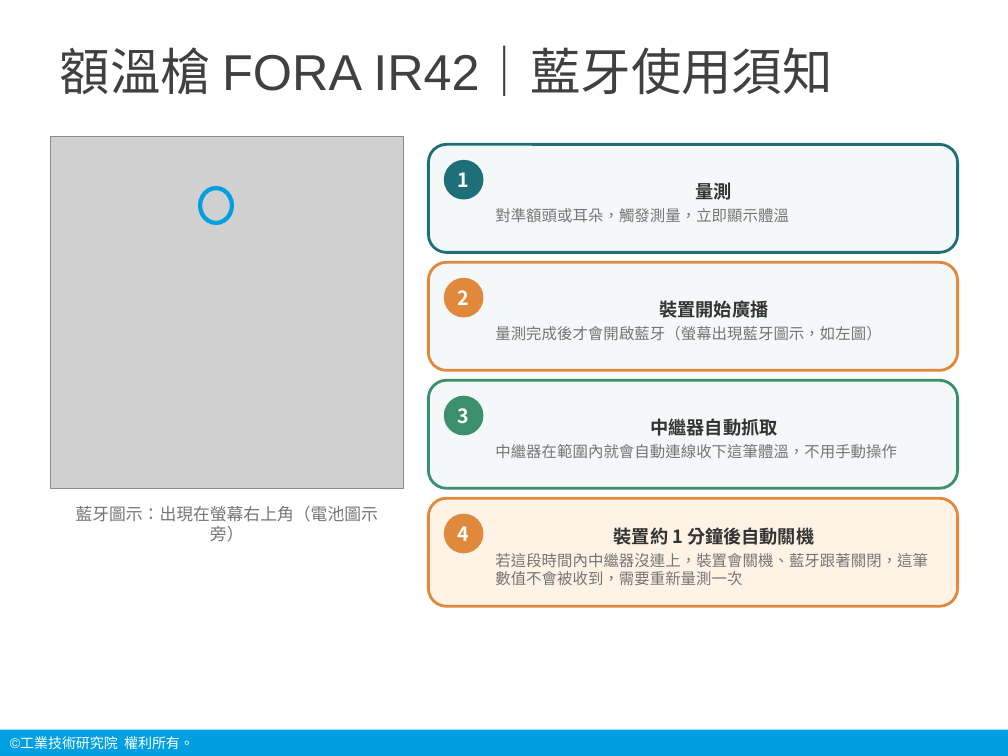
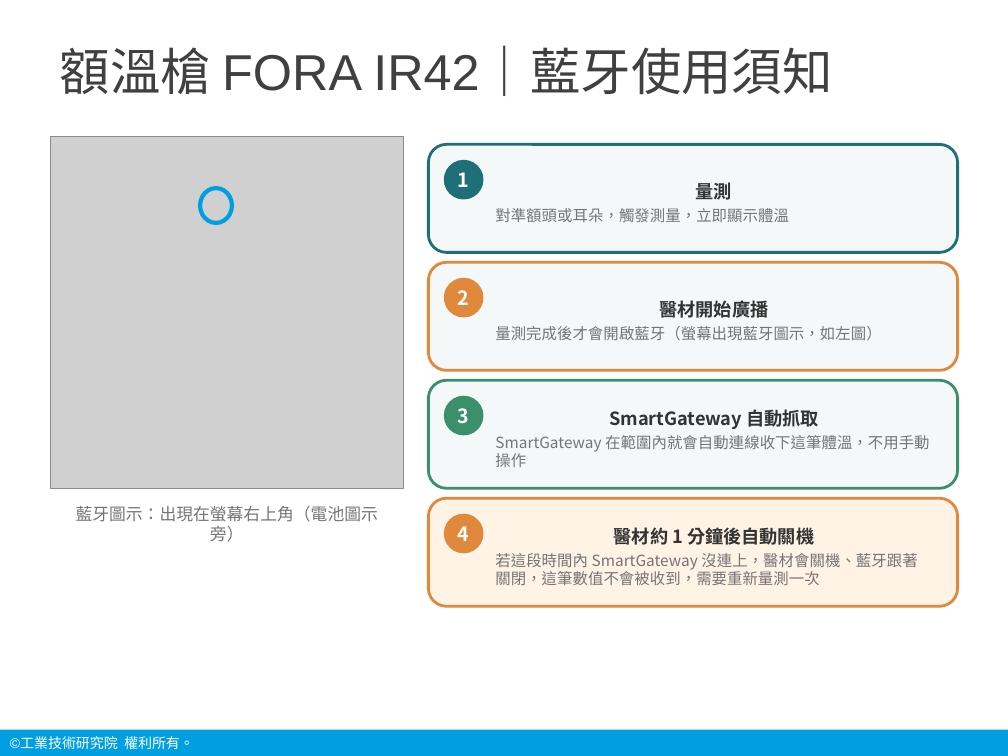
Before and after one commit to chanwunkong/pico-vitals-gateway, a slide deck: slide 16 of 說明/生理訊號中繼裝置_操作說明.pptx. Drawn at 1008x756 pixels with LibreOffice and Linux fonts; fonts in the diff are those of the drawing; grey boxes stand for pictures; background and template pictures are left out. Boxes give left, top, right and bottom in pixels: in the first picture for what was removed or moved away, otherwise in the second. Text is boxed around its words. In the diff, an @@ line names an element or a change of style, - is before the commit and + after.

```diff
--- a/說明/生理訊號中繼裝置_操作說明.pptx
+++ b/說明/生理訊號中繼裝置_操作說明.pptx
@@ text in rounded rectangle at bbox=[660, 297, 769, 321]: text changed @@
-裝置開始廣播
+醫材開始廣播
@@ text in rounded rectangle at bbox=[495, 409, 929, 467]: text changed @@
-中繼器自動抓取
-中繼器在範圍內就會自動連線收下這筆體溫，不用手動操作
+SmartGateway 自動抓取
+SmartGateway 在範圍內就會自動連線收下這筆體溫，不用手動操作
@@ text in rounded rectangle at bbox=[495, 527, 917, 585]: text changed @@
-裝置約 1 分鐘後自動關機
-若這段時間內中繼器沒連上，裝置會關機、藍牙跟著關閉，這筆數值不會被收到，需要重新量測一次
+醫材約 1 分鐘後自動關機
+若這段時間內 SmartGateway 沒連上，醫材會關機、藍牙跟著關閉，這筆數值不會被收到，需要重新量測一次
```
Also in this commit, not shown: 20 other slides changed, 10 other files.
